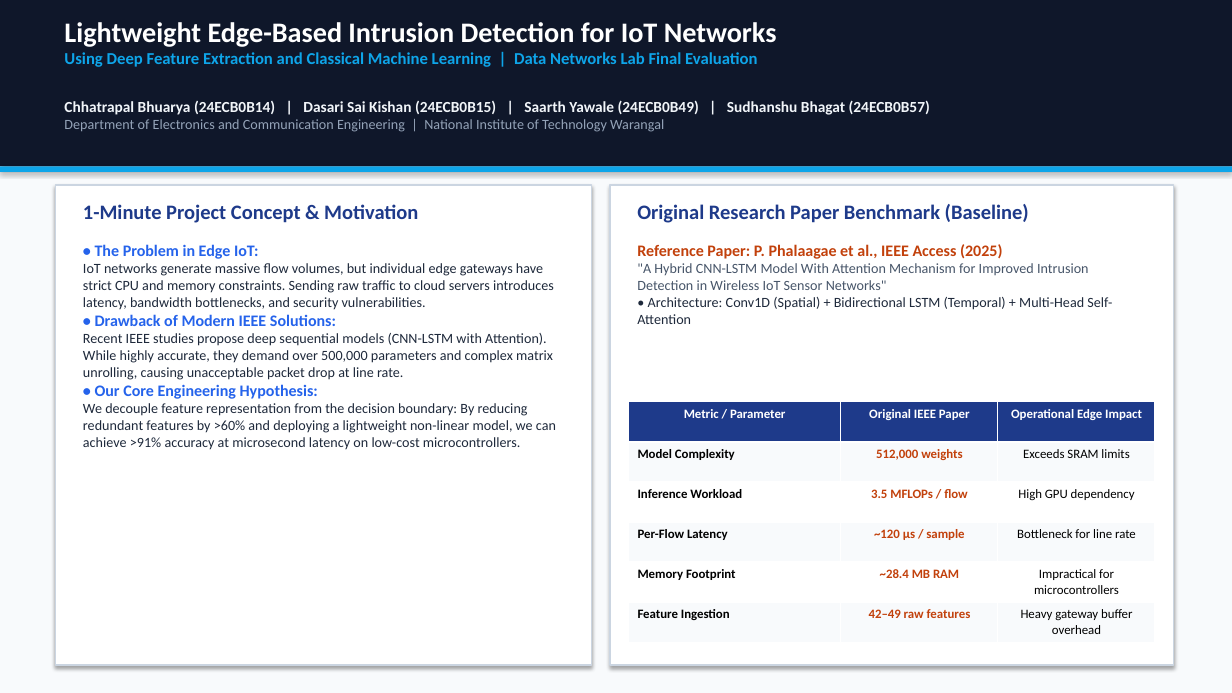
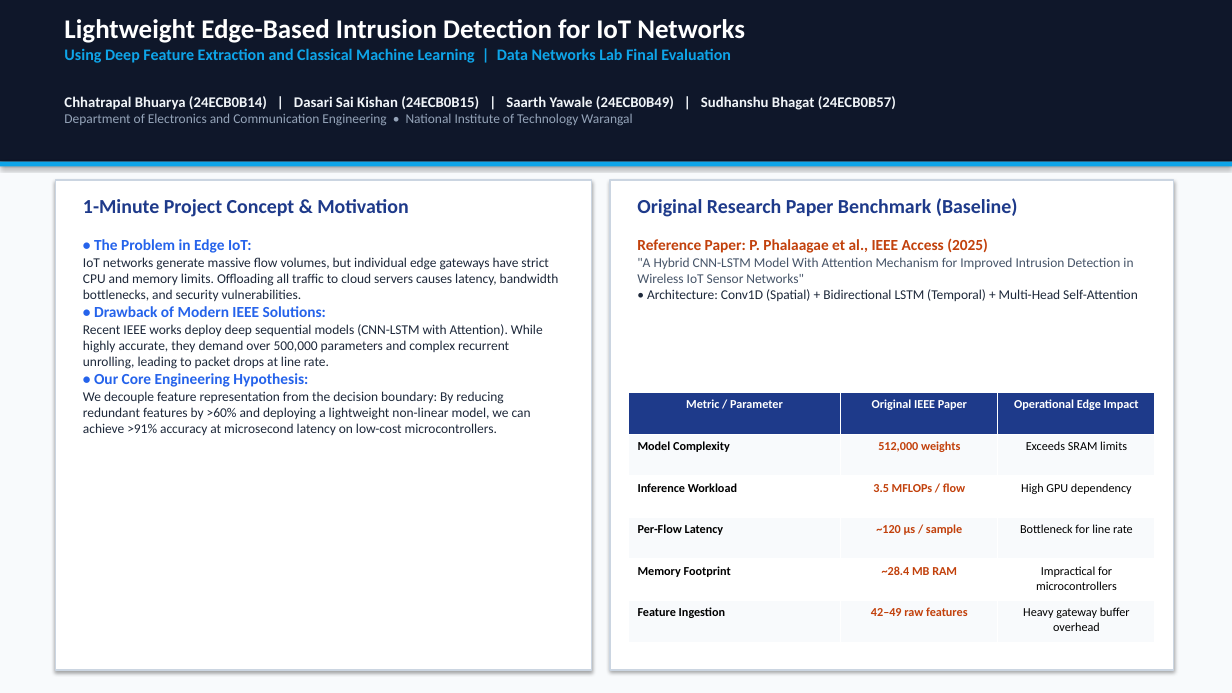
Before and after one commit to boringGuru347/DN-Project, a slide deck: slide 1 of midlab_ml_experiment/Data_Networks_Final_Evaluation_Presentation.pptx. Drawn at 1232x693 pixels with LibreOffice and Linux fonts; fonts in the diff are those of the drawing. Boxes give left, top, right and bottom in pixels: in the first picture for what was removed or moved away, otherwise in the second. Text is boxed around its words. In the diff, an @@ line names an element or a change of style, - is before the commit and + after.

Commit message:
fix(presentation): resolve table overlaps, text wrapping, axis label clashing, and 2x2 confusion matrix grid

```diff
--- a/midlab_ml_experiment/Data_Networks_Final_Evaluation_Presentation.pptx
+++ b/midlab_ml_experiment/Data_Networks_Final_Evaluation_Presentation.pptx
@@ rectangle: place and size @@
-rectangle at (0, 0, 1232, 166)
+rectangle at (0, 0, 1232, 162)
@@ text "Lightweight Edge-Based Intrusion Detection for ..." at (64, 19, 745, 63): size 22 to 21 pt in "Lightweight Edge-Based Intrusion Detection for IoT Networks"; size 13 to 12.5 pt in "Using Deep Feature Extraction and Classical Machine ..." @@
@@ text at (64, 113, 632, 125): text changed; size 11 to 10.5 pt @@
-Department of Electronics and Communication Engineering | National Institute of Technology Warangal
+Department of Electronics and Communication Engineering • National Institute of Technology Warangal
@@ text at (64, 96, 896, 110): size 12 to 11.5 pt in "Chhatrapal Bhuarya (24ECB0B14) | Dasari Sai Kishan ..." @@
@@ rectangle: place and size @@
-rectangle at (0, 166, 1232, 172)
+rectangle at (0, 162, 1232, 166)
@@ rectangle at (55, 180, 592, 670): outline #CBD5E1 1.2 pt to #CBD5E1 1.1 pt @@
@@ rectangle: place and size @@
-rectangle at (55, 185, 592, 665)
+rectangle at (55, 180, 592, 670)
@@ text "1-Minute Project Concept & Motivation" at (83, 199, 408, 217): size 16 to 15.5 pt @@
@@ rectangle: place and size @@
-rectangle at (610, 185, 1174, 665)
+rectangle at (610, 180, 1174, 670)
@@ rectangle at (610, 180, 1174, 670): outline #CBD5E1 1.2 pt to #CBD5E1 1.1 pt @@
@@ text "Original Research Paper Benchmark (Baseline)" at (637, 198, 1018, 217): size 16 to 15.5 pt @@
@@ text at (83, 239, 531, 435): size 12.5 to 12 pt in "• The Problem in Edge IoT:", "• Drawback of Modern IEEE Solutions:", "• Our Core Engineering Hypothesis:"; size 11 to 10.5 pt in "We decouple feature representation from the decision ..." @@
@@ text "Reference Paper: P. Phalaagae et ..." at (637, 238, 1138, 301): size 12.5 to 12 pt in "Reference Paper: P. Phalaagae et al., IEEE ..."; size 11 to 10.5 pt in ""A Hybrid CNN-LSTM Model With Attention Mechanism ...", "• Architecture: Conv1D (Spatial) + Bidirectional LSTM ..." @@
@@ text at (83, 257, 559, 301): text changed; size 11 to 10.5 pt @@
-IoT networks generate massive flow volumes, but individual edge gateways have strict CPU and memory constraints. Sending raw traffic to cloud servers introduces latency, bandwidth bottlenecks, and security vulnerabilities.
+IoT networks generate massive flow volumes, but individual edge gateways have strict CPU and memory limits. Offloading all traffic to cloud servers causes latency, bandwidth bottlenecks, and security vulnerabilities.
@@ text at (83, 324, 543, 369): text changed; size 11 to 10.5 pt @@
-Recent IEEE studies propose deep sequential models (CNN-LSTM with Attention). While highly accurate, they demand over 500,000 parameters and complex matrix unrolling, causing unacceptable packet drop at line rate.
+Recent IEEE works deploy deep sequential models (CNN-LSTM with Attention). While highly accurate, they demand over 500,000 parameters and complex recurrent unrolling, leading to packet drops at line rate.
@@ table at (628, 393, 1155, 642) @@
@@ size 10 to 9.5 pt @@
@@ table: place and size @@
-table at (628, 402, 1155, 642)
+table at (628, 393, 1155, 642)
```
Also in this commit, not shown: 3 other slides changed, 9 other files.
